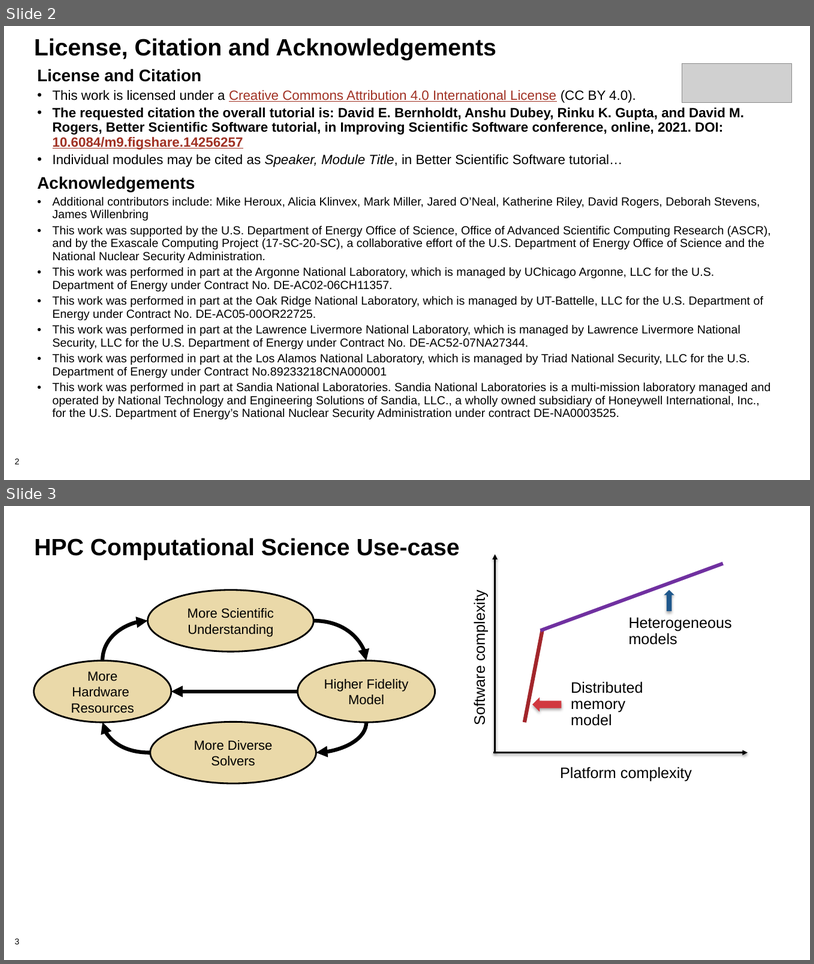
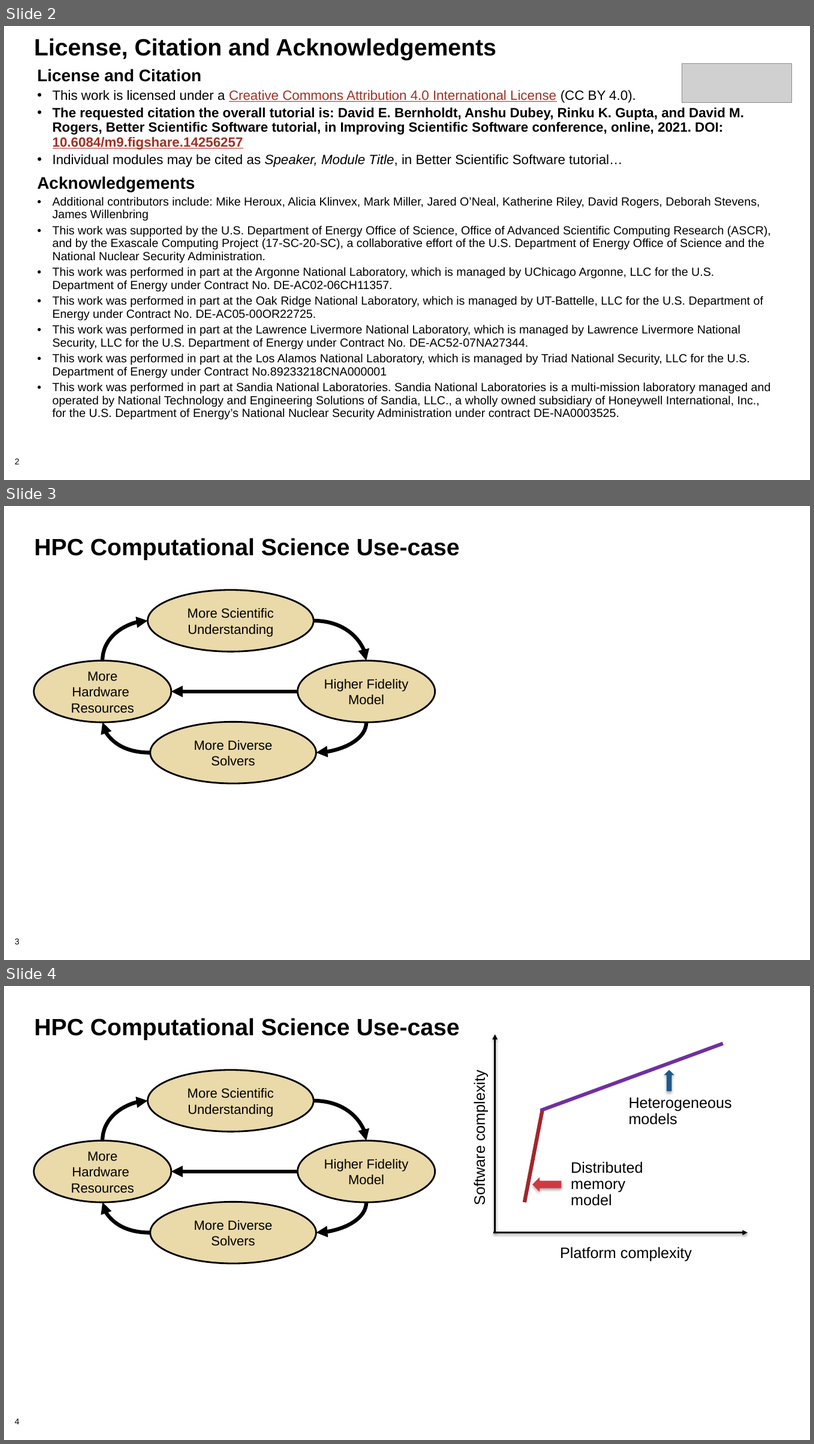
Before and after one commit to bssw-tutorial/presentations, a slide deck: design.pptx. Shown one above the other, each under a label of ours: slides 2 and 3 before the commit, slides 2, 3 and 4 after it. The pictures are 814x964 and 814x1444 pixels, drawn with LibreOffice and Linux fonts; fonts in the diff are those of the drawing; grey boxes stand for pictures; background and template pictures are left out. Boxes give left, top, right and bottom in pixels: in the first picture for what was removed or moved away, otherwise in the second. Text is boxed around its words. In the diff, an @@ line names an element or a change of style, - is before the commit and + after.

```diff
--- a/design.pptx
+++ b/design.pptx
@@ slide 3 added at [4,506,810,960], background #FFFFFF; not listed: 1 template element that a slide beside it also shows @@
@@ text added at [34,538,460,560], 28 pt, text #000000, bold @@
+HPC Computational Science Use-case
@@ group added at [33,590,435,783]: 4 ellipses, 4 curved arrows, 1 arrow @@
+More Scientific Understanding
+Higher Fidelity
+Model
+More Diverse
+Solvers
+More Hardware
+Resources
@@ what was slide 3 is now slide 4 @@
@@ page number at [15,1418,20,1424]: text changed @@
-3
+4
```
Also in this commit, not shown: 5 slides changed, 11 other slides added, 1 other file.
